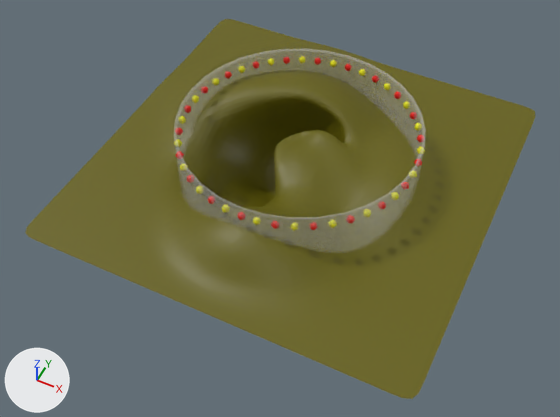
The OBJ model Assets/scuba_map.obj, before and after one commit.
Both versions are drawn from a 50 mm lens placed at (119.0, -259.0, 263.0), pointed at (-9.0, -4.0, -55.0). Arrows for +X, +Y and +Z are at lower left; the lights stay in place. Where no turn or scale is listed for an object, it has been applied to the vertices.

The scene before the commit, as lines of its bpy script (objects in view):
```python
mat_material_001 = principled_material('Material.001')
mat_material_001.base_color = (0.135, 0.121, 0.0)  # dark yellow #676100
me_balls = bpy.data.meshes.new('Balls')
me_balls.from_pydata(...)  # 1144 vertices, 1320 faces; spans x -61.9..61.8, y -61.9..61.9, z -2.0..2.0
# faces by material slot: [660, 660]
me_balls.materials.append(mat_material)  # yellow #e7e400
me_balls.materials.append(mat_material_002)  # red #e70d00
me_cylinder = bpy.data.meshes.new('Cylinder')
me_cylinder.from_pydata(...)  # 128 vertices, 128 faces; spans x -61.4..61.4, y -61.4..61.4, z -44.6..6.6
me_cylinder.materials.append(mat_material_003)  # white #e7e7e7
me_grid = bpy.data.meshes.new('Grid')
me_grid.from_pydata(...)  # 4166 vertices, 8283 faces; spans x -100.0..100.0, y -100.0..101.0, z -116.0..-1.0
me_grid.materials.append(mat_material_001)  # dark yellow #676100
ob_balls = bpy.data.objects.new('Balls', me_balls)
ob_balls.location = (0.0, 0.0, 0.0)
ob_cylinder = bpy.data.objects.new('Cylinder', me_cylinder)
ob_cylinder.location = (0.0, 0.0, 0.0)
ob_grid = bpy.data.objects.new('Grid', me_grid)
ob_grid.location = (0.0, 0.0, 0.0)
```
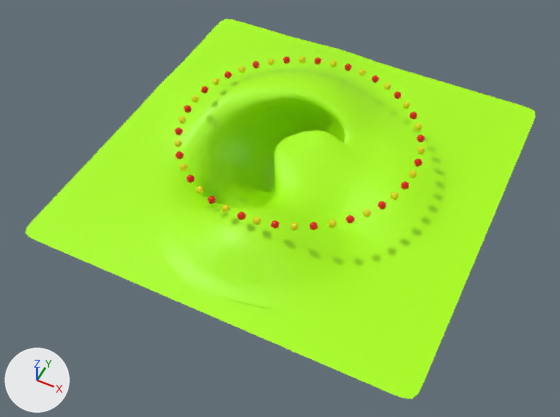
The edits, one by one:
Material 'Material.001' (mat_material_001) changes colour from dark yellow #676200 to green #abff00; in linear values from (0.135, 0.121, 0.0) to (0.408, 1.0, 0.0).
Object 'Cylinder' (ob_cylinder) is deleted.

What differs and where, as boxes [x1, y1, x2, y2] in the pictures (560 x 417 px):
'Grid', recoloured (yellow to green): [25, 19, 536, 399] in both
'Cylinder', deleted: before [174, 48, 426, 253]
